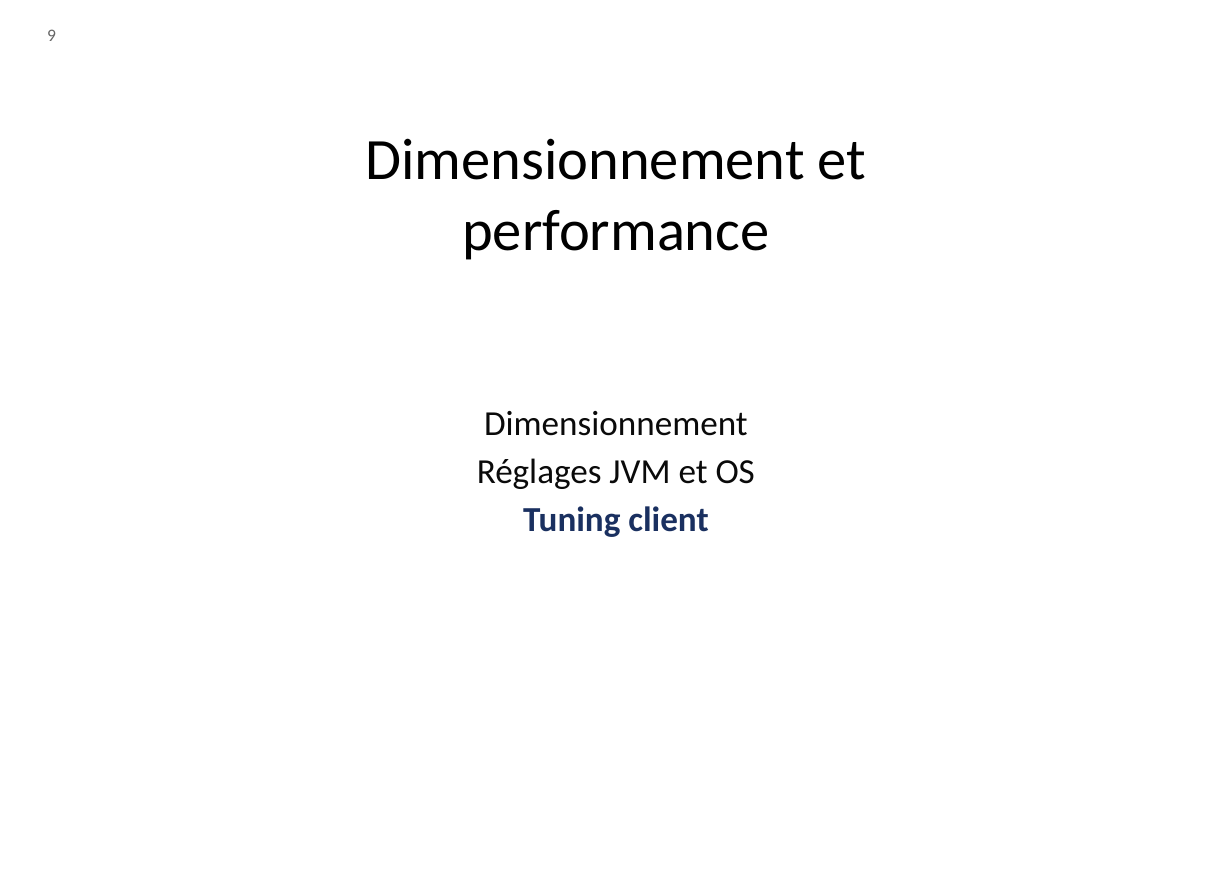
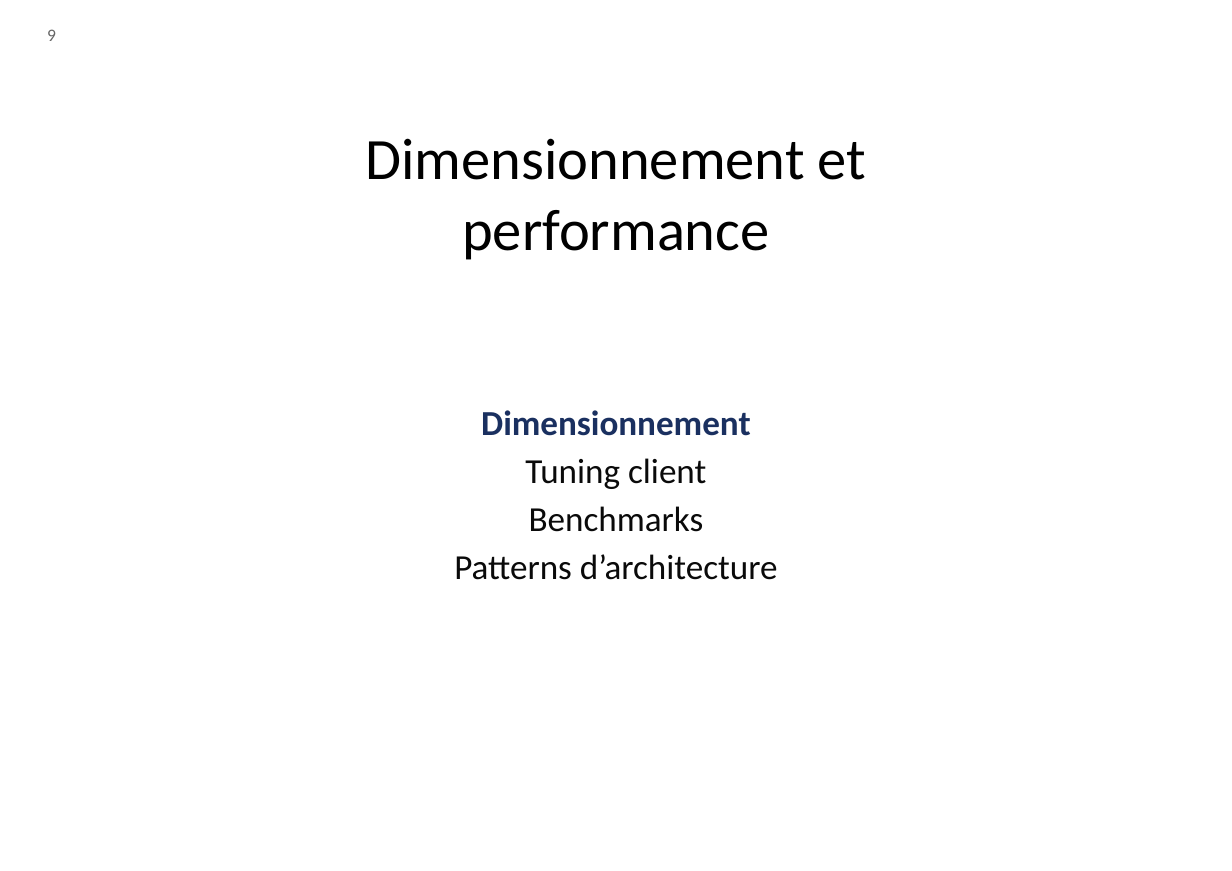
Before and after one commit to dthibau/kafka, a slide deck: slide 233 of KafkaAdmin.odp (slide 234 before the commit). Drawn at 1232x871 pixels with LibreOffice and Linux fonts; fonts in the diff are those of the drawing. Boxes give left, top, right and bottom in pixels: in the first picture for what was removed or moved away, otherwise in the second. Text is boxed around its words. In the diff, an @@ line names an element or a change of style, - is before the commit and + after.

```diff
--- a/KafkaAdmin.odp
+++ b/KafkaAdmin.odp
@@ text at (x1=481, y1=410, x2=751, y2=489): text colour #0A0A0A to #1A3060, bold on in "Dimensionnement"; text colour #1A3060 to #0A0A0A, bold off in "Tuning client" @@
@@ text at (x1=477, y1=458, x2=755, y2=489): paragraph removed @@
-Réglages JVM et OS
@@ text at (x1=454, y1=506, x2=778, y2=580): paragraphs added @@
+Benchmarks
+Patterns d’architecture
```
Also in this commit, not shown: 29 other slides changed, 9 slides added, 3 slides removed, 1 other file.
